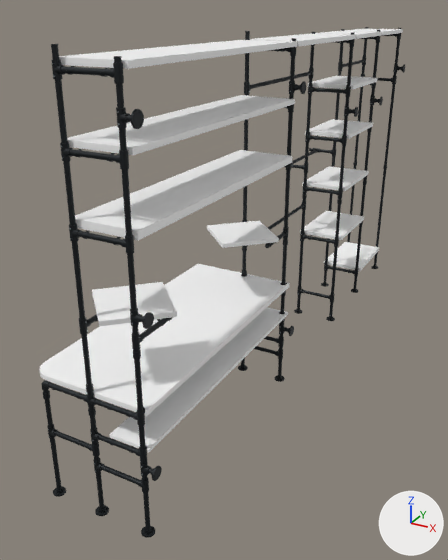
A saved change to the glTF model public/models/assembly.glb.
Before and after are seen from a camera (50 mm lens) standing at (4.83, -0.56, 2.39) and looking at (2.91, 2.92, 0.65). The lights are fixed; the arrows at lower right show +X, +Y and +Z. The first picture is the older version. Where no turn or scale is listed for an object, it has been applied to the vertices.

In view in the first picture: 'DS0.upper / uncut tube', 'Desk.service_shelf / Oak cut board', 'Desk.shelf0 / Oak cut board', 'Desk.shelf1 / Oak cut board', 'Desk.shelf2 / Oak cut board', 'Desk.top / Oak cut board', 'Rack.coat_shoes / Oak cut board', 'Rack.fold0 / Oak cut board', 'Rack.fold1 / Oak cut board', 'Rack.fold2 / Oak cut board', 'Rack.fold3 / Oak cut board', 'Rack.top0 / Oak cut board', 'Rack.top1 / Oak cut board', 'Rack.top2 / Oak cut board', 'SB0.upper / body 1', 'Speaker0.platform / Oak cut board', 'Speaker1.platform / Oak cut board' and 102 more.
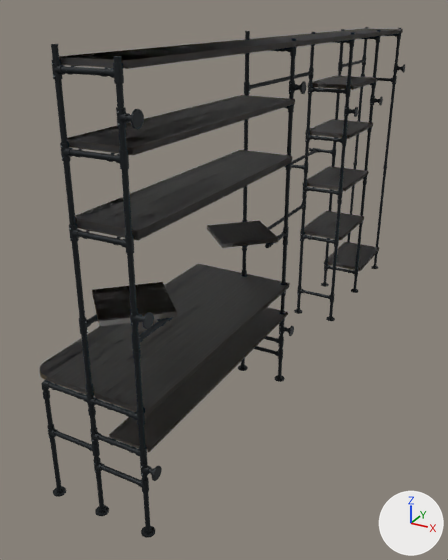
Location of each change, [x1, y1, x2, y2] in pixels of the pictures (448 x 560 px):
'Desk.top / Oak cut board', surface changed (white to black)
    both: [39, 264, 290, 416]
'Desk.shelf0 / Oak cut board', surface changed (white to black)
    both: [75, 150, 292, 240]
'Desk.shelf1 / Oak cut board', surface changed (white to black)
    both: [67, 95, 295, 155]
'Desk.service_shelf / Oak cut board', surface changed (white to black)
    both: [109, 307, 288, 452]
'Desk.shelf2 / Oak cut board', surface changed (white to black)
    both: [59, 40, 297, 69]
'Speaker0.platform / Oak cut board', surface changed (white to black)
    both: [92, 282, 177, 327]
'Speaker1.platform / Oak cut board', surface changed (white to black)
    both: [207, 221, 279, 248]
'Rack.fold0 / Oak cut board', surface changed (white to black)
    both: [300, 211, 364, 240]
'Rack.fold1 / Oak cut board', surface changed (white to black)
    both: [302, 166, 369, 191]
'Rack.coat_shoes / Oak cut board', surface changed (white to black)
    both: [324, 242, 379, 271]
'Rack.fold2 / Oak cut board', surface changed (white to black)
    both: [305, 119, 373, 139]
'Rack.top0 / Oak cut board', surface changed (white to black)
    both: [244, 34, 356, 46]
'Rack.fold3 / Oak cut board', surface changed (white to black)
    both: [307, 76, 377, 90]
'Rack.top1 / Oak cut board', surface changed (white to black)
    both: [310, 31, 382, 39]
'Rack.top2 / Oak cut board', surface changed (white to black)
    both: [344, 29, 403, 35]

Patch to the scene script:
```diff
--- a/public/models/assembly.glb.py
+++ b/public/models/assembly.glb.py
@@ img_oak_shelf_albedo @@
+img_oak_shelf_albedo = load_image('oak_shelf_albedo', '_unpacked/oak_shelf_albedo', 1024, 1024, 'Non-Color')
@@ mat_oak_for_proposed_furniture @@
 mat_oak_for_proposed_furniture = bpy.data.materials.new('Oak for proposed furniture')
-# nodes: BsdfPrincipled, OutputMaterial
-# colours: white #ffffff
+# nodes: BsdfPrincipled, Mapping x2, NormalMap, OutputMaterial, TexImage x2, UVMap x2
+# uses the picture img_oak_shelf_albedo
```
